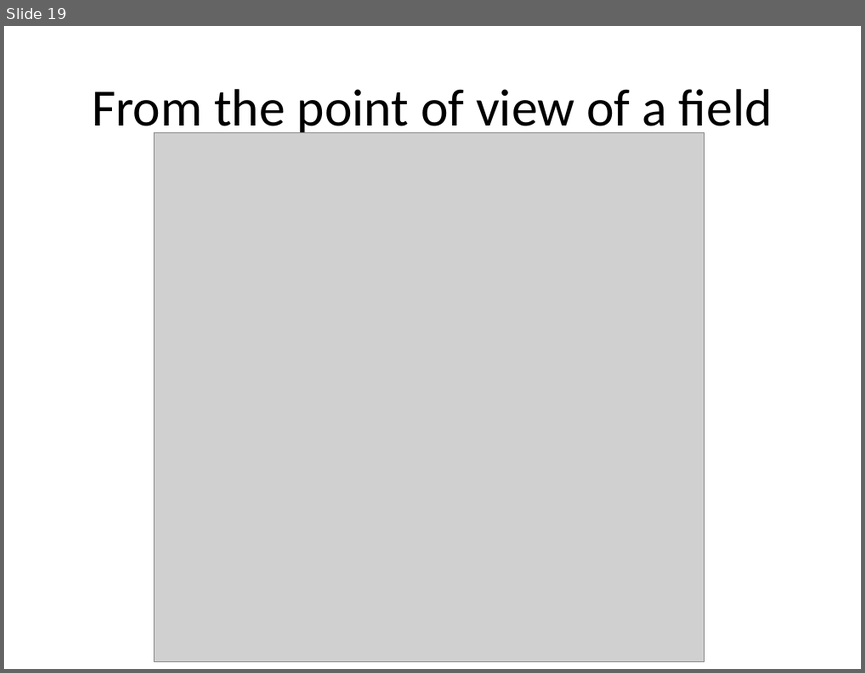
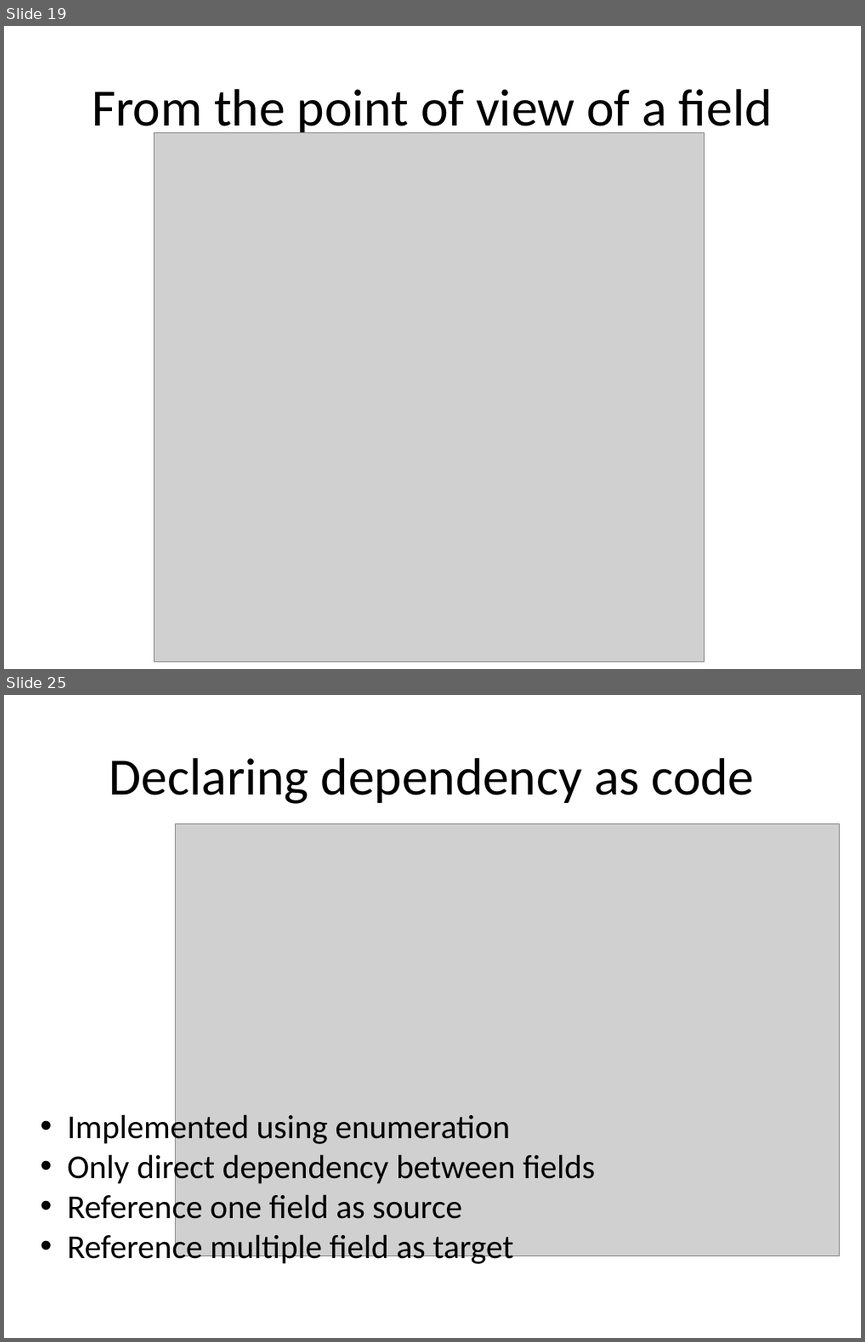
Before and after one commit to lesfurets/mdl4ui, a slide deck: mdl4ui-docs/mdl4ui_cg2013.pptx. Shown one above the other, each under a label of ours: slide 19 before the commit, slides 19 and 25 after it; the slides between them are not shown. The pictures are 865x673 and 865x1342 pixels, drawn with LibreOffice and Linux fonts; fonts in the diff are those of the drawing; grey boxes stand for pictures. Boxes give left, top, right and bottom in pixels: in the first picture for what was removed or moved away, otherwise in the second. Text is boxed around its words. In the diff, an @@ line names an element or a change of style, - is before the commit and + after.

Commit message:
MDL4UI presentation (to continue)
added dependency part of the prez

```diff
--- a/mdl4ui-docs/mdl4ui_cg2013.pptx
+++ b/mdl4ui-docs/mdl4ui_cg2013.pptx
@@ slide 25 added at (4,695,861,1338), background #FFFFFF @@
@@ title added at (109,758,755,804), 44 pt, text #000000 @@
+Declaring dependency as code
@@ picture added at (176,823,840,1255) @@
@@ text added at (67,1110,595,1266), 28 pt, text #000000 @@
+• Implemented using enumeration
+• Only direct dependency between fields
+• Reference one field as source
+• Reference multiple field as target
```
Also in this commit, not shown: 9 other slides added, 22 other files.
